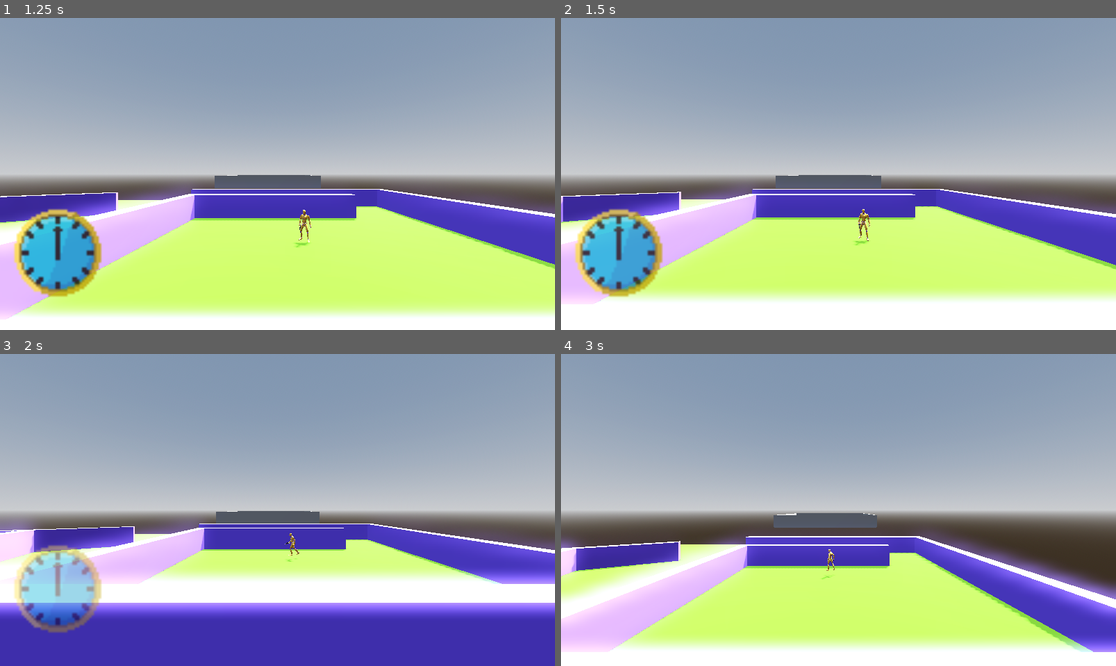
Above: before the commit, frames 1-4 (two rows, left to right).
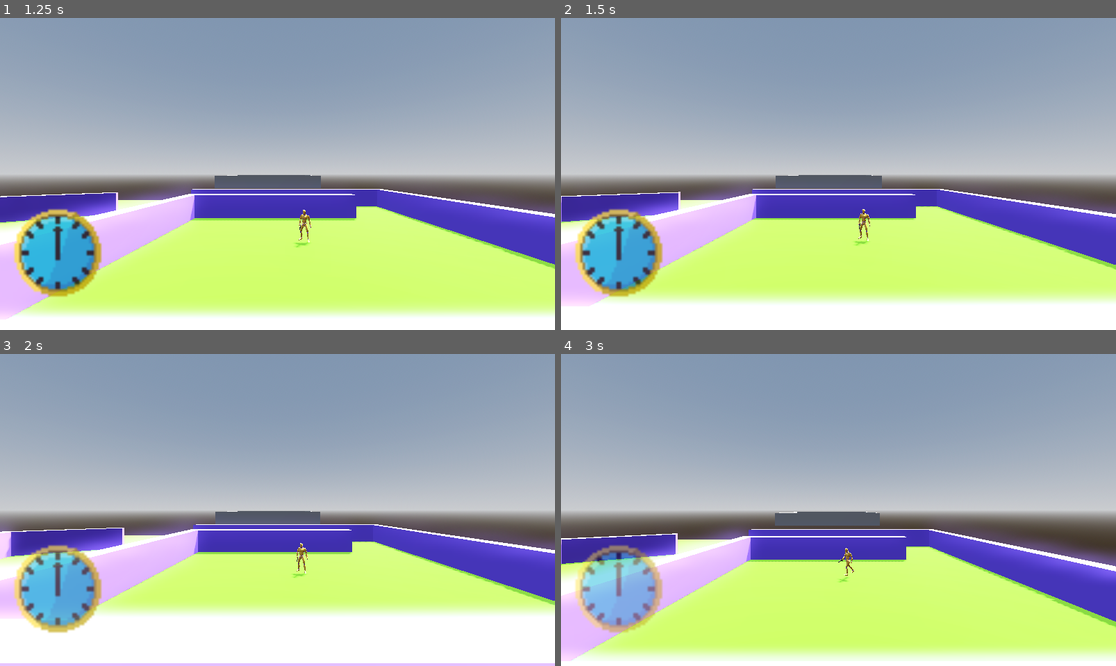
Above: after the commit, the same moments.

Repository: Alexis-dev410/VR_Test_Realm
Game: Godot game, scene res://Scenes/Test Realm.tscn
The game is run twice, just before and just after one commit, with the same random seed, the same clock (stepped at 60 frames per second) and the same inputs. The project has no main scene, so this scene is started directly.
Inputs (mouse positions are in pixels of both pictures, inside the frame that each line leads up to):
- Up to frame 1 (1.25 s): tap Enter at 0.5 s; move the mouse to (399, 158) at 0.52 s; hold D from 0.53 s (still down); hold T (time_slow) from 0.53 s (still down); click (399, 158) at 0.67 s
- Up to frame 2 (1.5 s): move the mouse to (727, 189) at 1.27 s; release D at 1.28 s; release T (time_slow) at 1.28 s; hold S from 1.28 s (still down); tap T (time_slow) at 1.35 s
- Up to frame 3 (2 s): keep holding S
- Up to frame 4 (3 s): move the mouse to (894, 441) at 2.02 s; release S at 2.03 s; hold D 2.03-2.78 s; hold E 2.03-2.78 s; tap T (time_slow) at 2.3 s; move the mouse to (810, 572) at 2.77 s; hold W from 2.78 s (still down); tap Q at 2.85 s; click (810, 572) at 2.92 s

Frame 1 is identical in both runs. In frame 2, 1.9% of the frame differs, in the area x 0-100%, y 50-93%; in frame 3, 33%, in the area x 0-100%, y 50-100%; in frame 4, 24%.

Commit message:
We ball with this version of TimeSlow

Diff:
--- a/Scenes/TimeSlow.tscn
+++ b/Scenes/TimeSlow.tscn
@@ -12,7 +12,7 @@
 tracks/0/type = "value"
 tracks/0/imported = false
 tracks/0/enabled = true
-tracks/0/path = NodePath("Sprite2D:modulate")
+tracks/0/path = NodePath("CanvasLayer/ClockRoot/Sprite2D:modulate")
 tracks/0/interp = 1
 tracks/0/loop_wrap = true
 tracks/0/keys = {
@@ -27,7 +27,7 @@
 tracks/0/type = "value"
 tracks/0/imported = false
 tracks/0/enabled = true
-tracks/0/path = NodePath("Sprite2D:modulate")
+tracks/0/path = NodePath("CanvasLayer/ClockRoot/Sprite2D:modulate")
 tracks/0/interp = 1
 tracks/0/loop_wrap = true
 tracks/0/keys = {
@@ -43,7 +43,7 @@
 tracks/0/type = "value"
 tracks/0/imported = false
 tracks/0/enabled = true
-tracks/0/path = NodePath("Sprite2D:modulate")
+tracks/0/path = NodePath("CanvasLayer/ClockRoot/Sprite2D:modulate")
 tracks/0/interp = 1
 tracks/0/loop_wrap = true
 tracks/0/keys = {
@@ -63,21 +63,26 @@
 [node name="TimeSlow" type="Node3D"]
 script = ExtResource("1_msown")
 
-[node name="AnimationPlayer" type="AnimationPlayer" parent="."]
+[node name="CanvasLayer" type="CanvasLayer" parent="."]
+layer = 10
+
+[node name="ClockRoot" type="Node2D" parent="CanvasLayer"]
+
+[node name="AnimationPlayer" type="AnimationPlayer" parent="CanvasLayer/ClockRoot"]
+root_node = NodePath("../../..")
 libraries = {
 &"": SubResource("AnimationLibrary_duh38")
 }
 speed_scale = 4.0
 
-[node name="Sprite2D" type="Sprite2D" parent="."]
-visible = false
+[node name="Sprite2D" type="Sprite2D" parent="CanvasLayer/ClockRoot"]
 position = Vector2(120, 488.00006)
 scale = Vector2(5, 5)
 texture = ExtResource("2_2eo50")
 script = ExtResource("3_xh20y")
 
-[node name="TimeSlowStart" type="AudioStreamPlayer" parent="."]
+[node name="TimeSlowStart" type="AudioStreamPlayer" parent="CanvasLayer/ClockRoot"]
 stream = ExtResource("4_duh38")
 
-[node name="TimeSlowStop" type="AudioStreamPlayer" parent="."]
+[node name="TimeSlowStop" type="AudioStreamPlayer" parent="CanvasLayer/ClockRoot"]
 stream = ExtResource("5_8fdhp")
--- a/Scripts/TimeSlow.gd
+++ b/Scripts/TimeSlow.gd
@@ -1,56 +1,51 @@
 extends Sprite2D
 
-@export var use_time := 5.0
+@export var use_time := 2.8
 @export var recharge_time := 7.0
 
-var is_active := false  # Blocks re-pressing
-var is_recharging := false
+var is_active := false
 
 @onready var anim_player := $"../AnimationPlayer"
 @onready var audio_start := $"../TimeSlowStart"
 @onready var audio_stop := $"../TimeSlowStop"
 
 func _ready():
+	await get_tree().process_frame
 	visible = true
-
+	anim_player.playback_process_mode = AnimationPlayer.ANIMATION_PROCESS_IDLE  # ignore time scale
 
 func _input(event):
 	if event.is_action_pressed("time_slow") and not is_active:
-		activate_clock()
+		await activate_clock()
 
 func activate_clock() -> void:
 	is_active = true
 
-	# Speed up fade-in animation so the clock appears quickly
+	# Speed up fade-in animation
 	anim_player.speed_scale = 4.0
 	anim_player.play("UseSlow")
 
-	# Play timeslow start audio
 	if audio_start:
 		audio_start.play()
 
-	timer_sequence()
+	await timer_sequence()
 
 func timer_sequence() -> void:
-	# Let Time Slow run for X seconds
-	await get_tree().create_timer(use_time).timeout
+	# Wait for Time Slow duration (real seconds)
+	await get_tree().create_timer(use_time, false).timeout
 
-	# FORCE STOP current animation so it doesn't hang transparent
+	# FORCE STOP current animation so the clock doesn't hang transparent
 	anim_player.stop()
 
 	# Reset normal speed for recharge
 	anim_player.speed_scale = 1.0
-
-	# Play fade-out / recharge animation
 	anim_player.play("RechargeSlow")
 
-	# Play stop sound
+	# Play stop audio
 	if audio_stop:
 		audio_stop.play()
 
-	# Wait for recharge period
-	await get_tree().create_timer(recharge_time).timeout
-
-	visible = false  # Hide clock again after recharge completes
+	# Wait for recharge period (real seconds)
+	await get_tree().create_timer(recharge_time, false).timeout
 
 	is_active = false
--- a/Scripts/TimeSlowManager.gd
+++ b/Scripts/TimeSlowManager.gd
@@ -54,10 +54,9 @@
 func _input(event: InputEvent) -> void:
 	# toggle on action press
 	if event.is_action_pressed("time_slow"):
-		if _active:
-			end_time_slow()
-		else:
+		if not _active:
 			start_time_slow(slow_duration, slow_scale)
+
 
 
 func is_active() -> bool:
